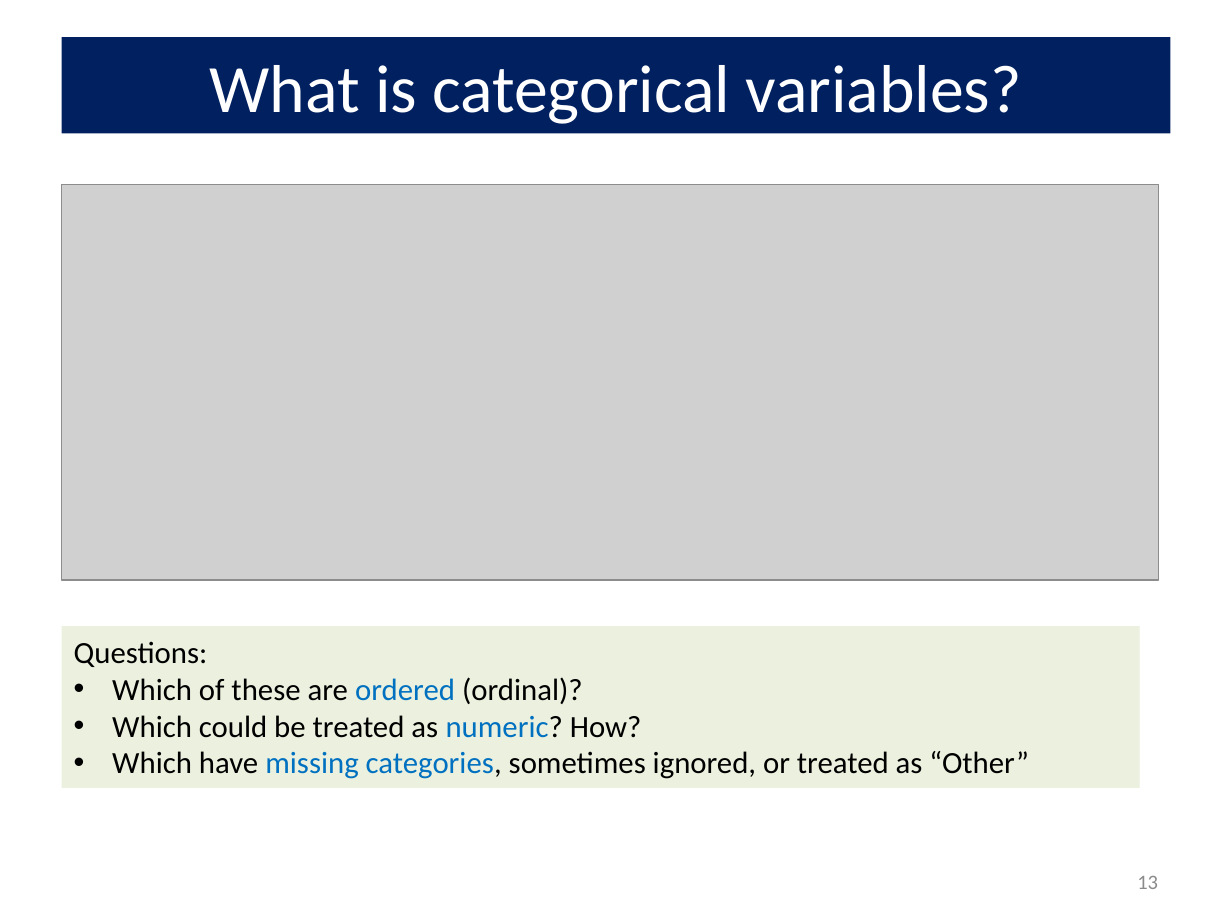
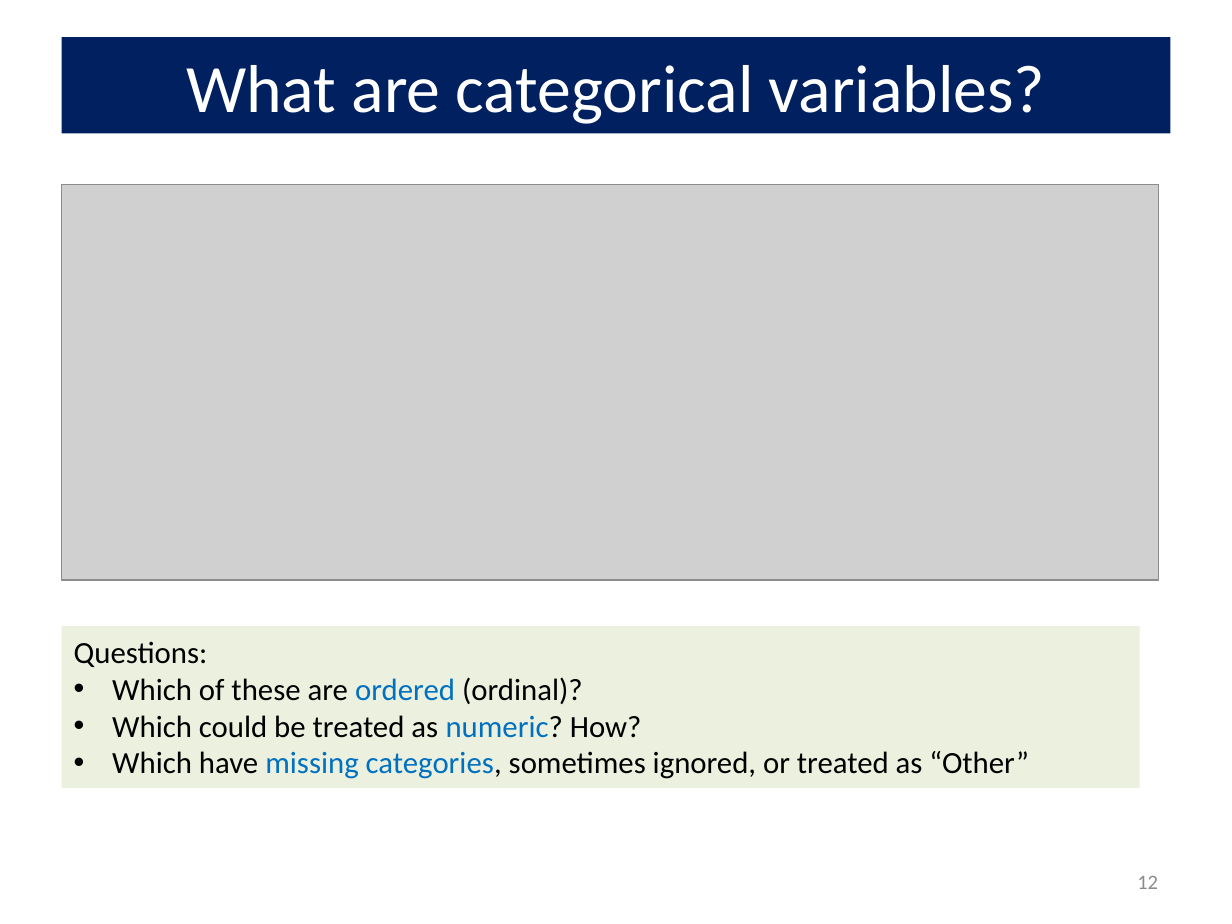
Before and after one commit to friendly/psy6136, a slide deck: slide 12 of lectures/01-Overview.pptx (slide 13 before the commit). Drawn at 1232x924 pixels with LibreOffice and Linux fonts; fonts in the diff are those of the drawing; grey boxes stand for pictures. Boxes give left, top, right and bottom in pixels: in the first picture for what was removed or moved away, otherwise in the second. Text is boxed around its words. In the diff, an @@ line names an element or a change of style, - is before the commit and + after.

```diff
--- a/lectures/01-Overview.pptx
+++ b/lectures/01-Overview.pptx
@@ title at [186,65,1045,124]: text changed @@
-What is categorical variables?
+What are categorical variables?
@@ page number at [1137,876,1158,889]: text changed @@
-13
+12
```
Also in this commit, not shown: 15 other slides changed, 2 slides added, 1 slide removed, 7 other files.
